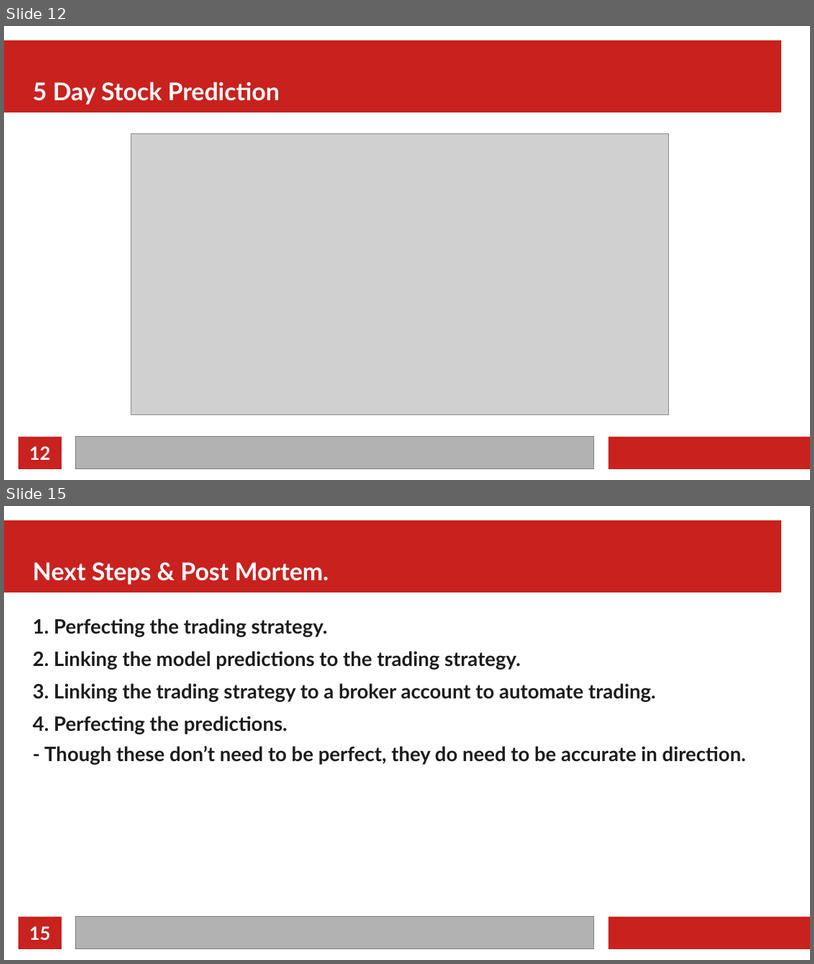
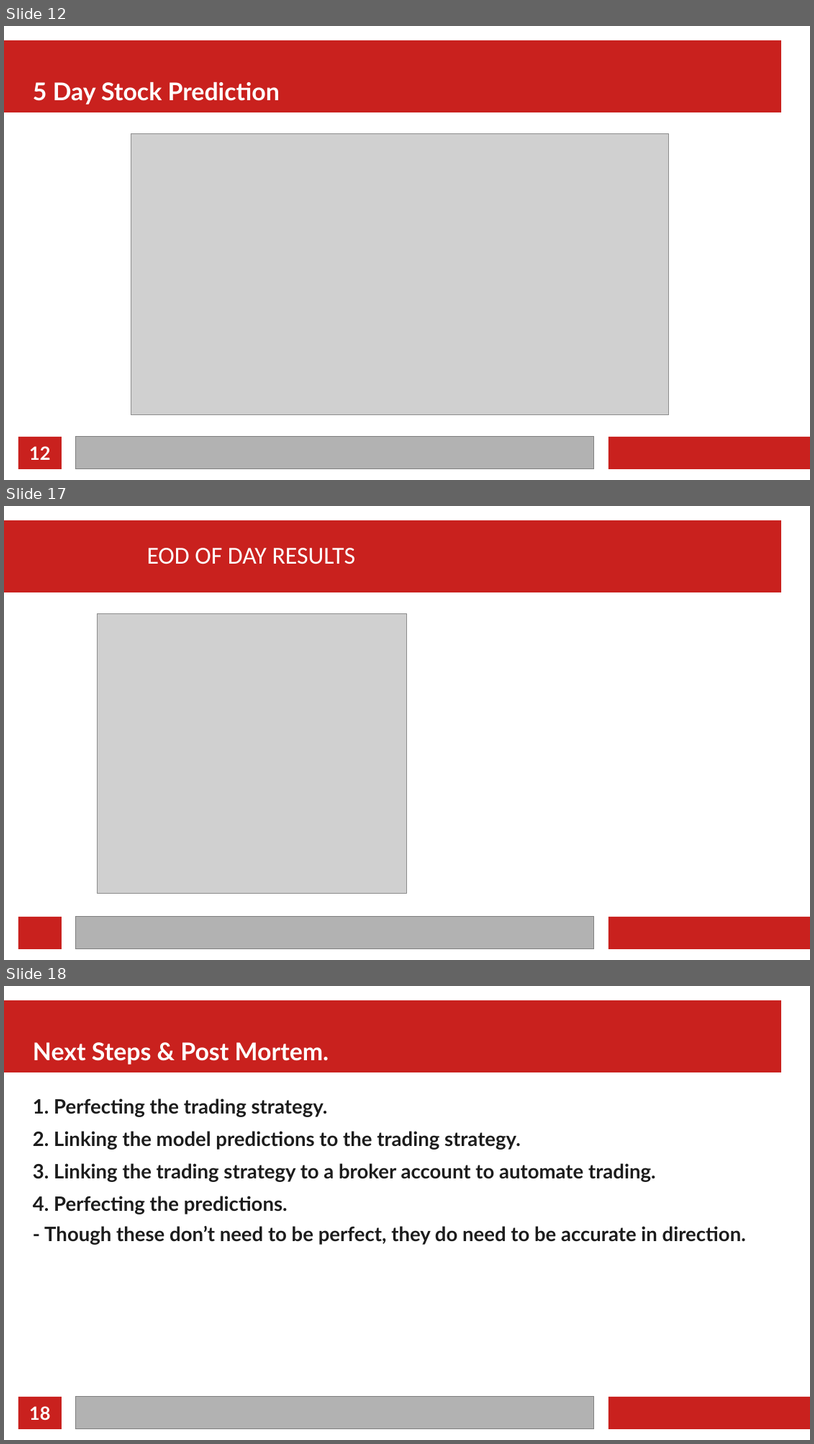
Before and after one commit to DataNinjasPro/Project_2, a slide deck: copyofPROJECT2.odp. Shown one above the other, each under a label of ours: slides 12 and 15 before the commit, slides 12, 17 and 18 after it; the slides between them are not shown. The pictures are 814x964 and 814x1444 pixels, drawn with LibreOffice and Linux fonts; fonts in the diff are those of the drawing; grey boxes stand for pictures. Boxes give left, top, right and bottom in pixels: in the first picture for what was removed or moved away, otherwise in the second. Text is boxed around its words. In the diff, an @@ line names an element or a change of style, - is before the commit and + after.

```diff
--- a/copyofPROJECT2.odp
+++ b/copyofPROJECT2.odp
@@ slide 17 added at <box>4,506,810,960</box>, background #FFFFFF; not listed: 4 template elements that a slide beside it also shows @@
@@ text added at <box>147,548,355,564</box>, 24 pt, text #FFFFFF @@
+EOD OF DAY RESULTS
@@ picture added at <box>98,613,407,893</box> @@
@@ what was slide 15 is now slide 18 @@
@@ page number at <box>29,1406,50,1419</box>: text changed @@
-15
+18
```
Also in this commit, not shown: 1 slide changed, 3 other slides added, 1 slide removed.
